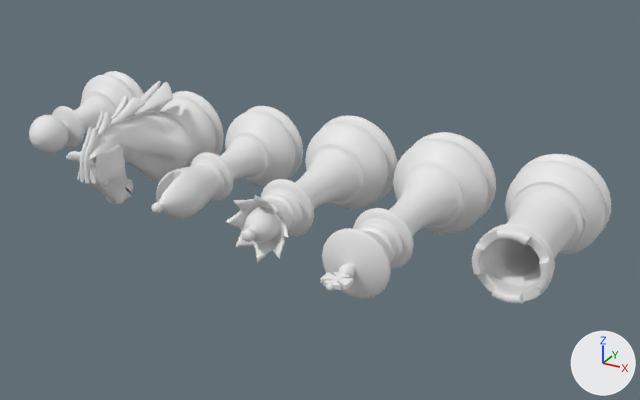
A saved change to the glTF model Chess-web(Three.js)/static/assets/chesspieces.glb.
Camera for both pictures: a 50 mm camera at (6.36, -14.92, 13.38) aimed at (-1.1, -1.35, 6.6). Arrows for +X, +Y and +Z are at lower right; the lights stay in place. Where no turn or scale is listed for an object, it has been applied to the vertices.

Before the edit, the objects in view are built like this:
```python
me_knight = bpy.data.meshes.new('knight')
me_knight.from_pydata(...)  # 17084 vertices, 34160 faces; spans x -0.86..0.86, y -2.33..1.29, z -1.01..1.14
me_pawn = bpy.data.meshes.new('pawn')
me_pawn.from_pydata(...)  # 4724 vertices, 9440 faces; spans x -0.8..0.8, y -1.98..0.79, z -0.79..0.79
me_rook = bpy.data.meshes.new('rook')
me_rook.from_pydata(...)  # 5216 vertices, 10424 faces; spans x -0.89..0.89, y -1.89..1.17, z -0.89..0.89
ob_knight = bpy.data.objects.new('knight', me_knight)
ob_knight.location = (-5.0, -1.28, 7.15)
ob_pawn = bpy.data.objects.new('pawn', me_pawn)
ob_pawn.location = (-6.97, -0.78, 7.23)
ob_rook = bpy.data.objects.new('rook', me_rook)
ob_rook.location = (3.12, -1.16, 7.0)
# also in view: 'queen' at (-1.0, -2.03, 7.0); 'bisop' at (-3.0, -1.96, 7.0); 'king' at (1.0, -2.45, 7.0)
```
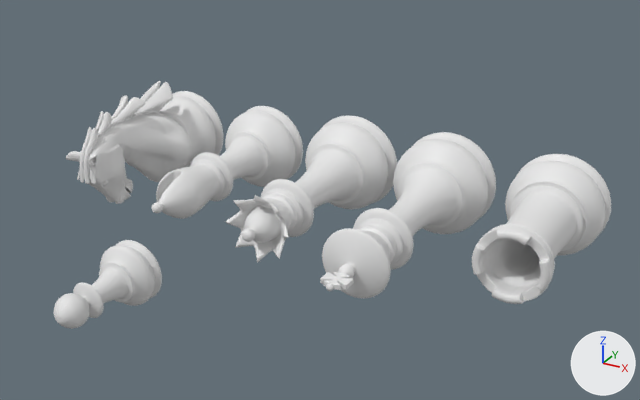
Where the newer file only moved an object's origin or applied its transform, the numbers keep the older frame.

What differs and where, as boxes [x1, y1, x2, y2] in the pictures (640 x 400 px):
'pawn', moved
    before: [29, 71, 144, 154]
    after: [54, 240, 162, 329]

The edits, one by one:
me_pawn has 4724 vertices, 9440 faces and spans x -0.8..0.8, y -1.98..0.79, z -0.79..0.79.
me_pawn is used by ob_pawn; location (-6.97, -0.78, 7.23).
me_pawn part 1: the whole mesh is moved by (0.01, -0.79, 0.03).
Object 'pawn' (ob_pawn) moves from (-6.97, -0.78, 7.23) to (-6.98, 0.01, 2.97).
